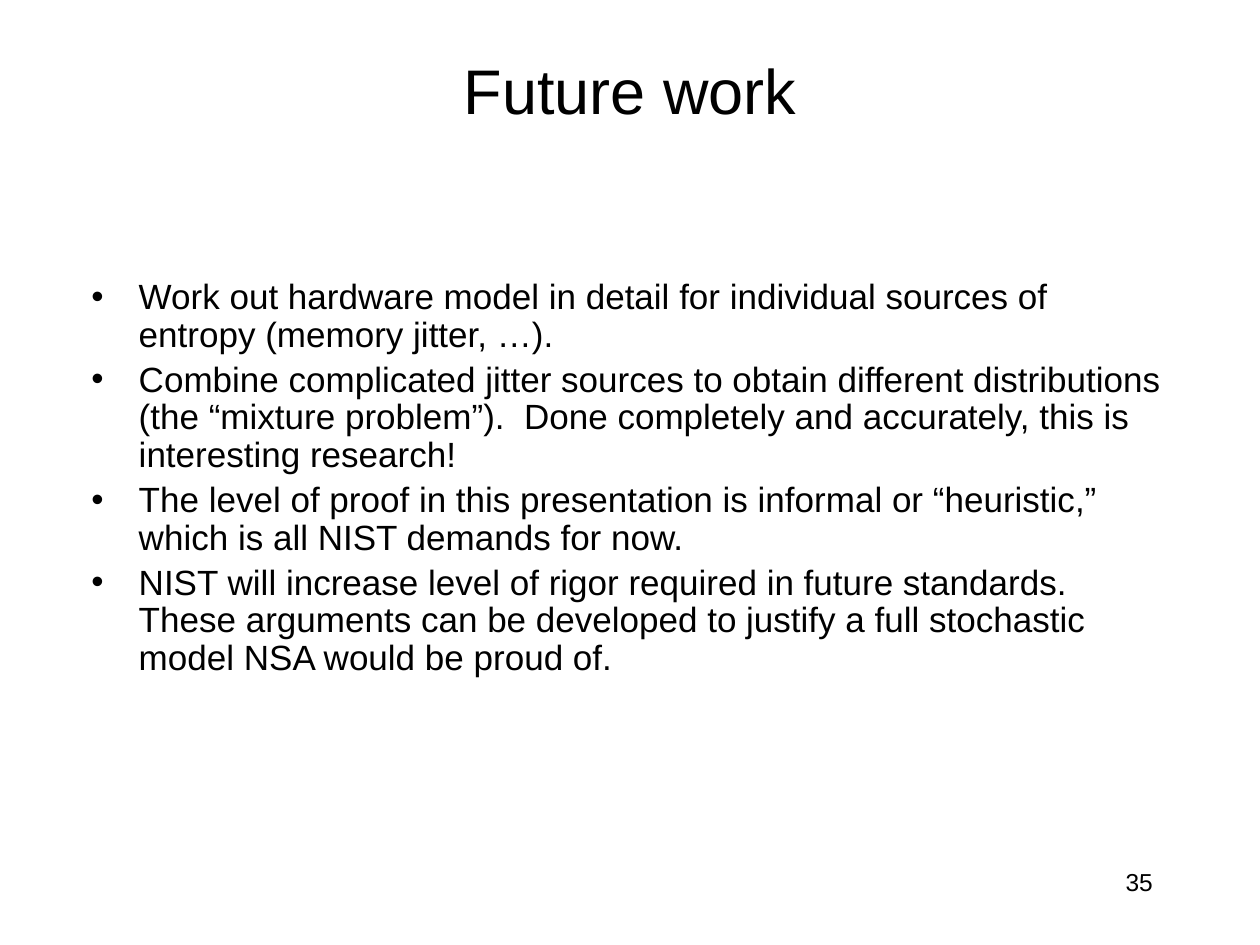
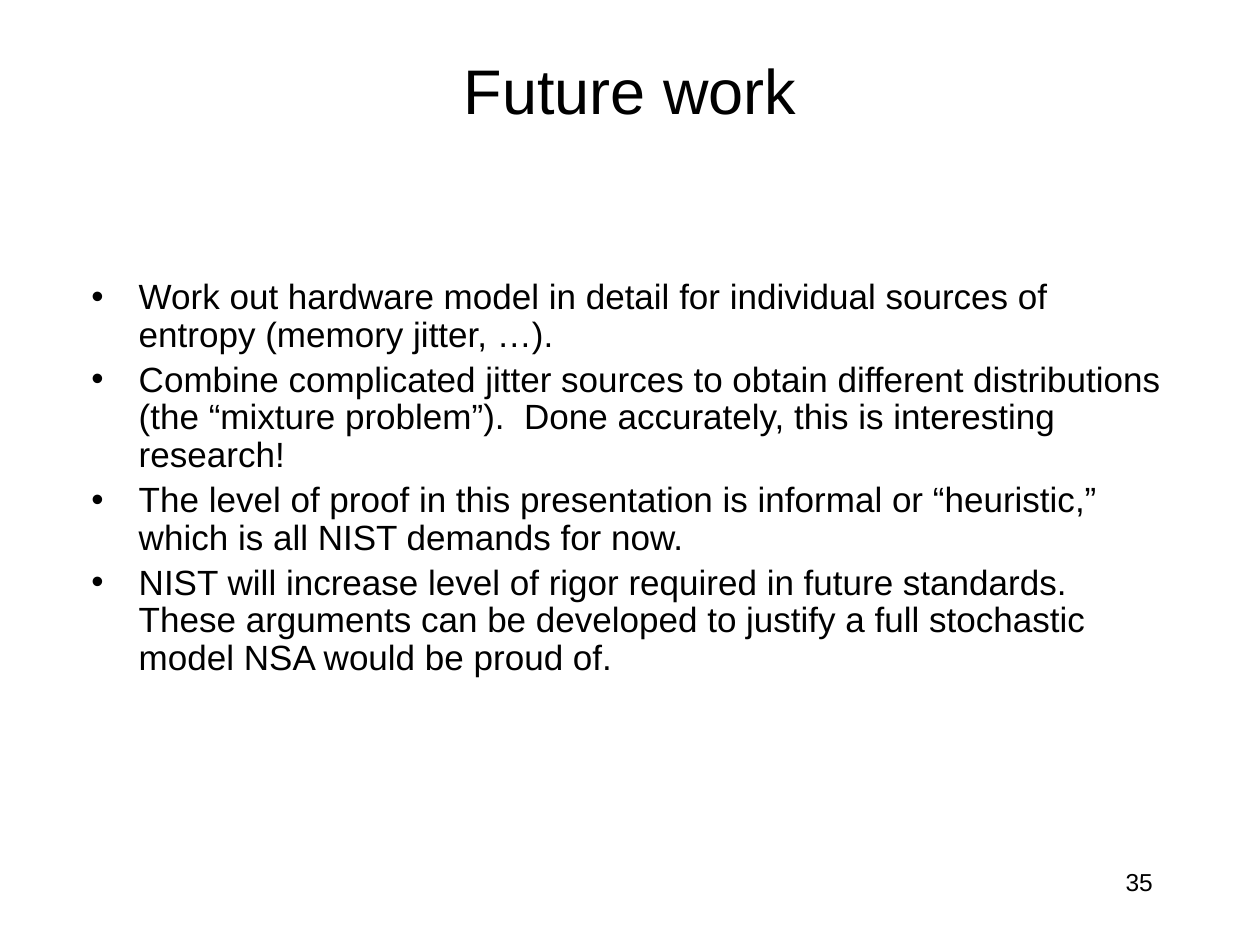
Before and after one commit to jlmucb/class_notes, a slide deck: slide 35 of BerkeleyClass/CS290Spring2013/Lectures/entropy_talk.pptx. Drawn at 1260x945 pixels with LibreOffice and Linux fonts; fonts in the diff are those of the drawing. Boxes give left, top, right and bottom in pixels: in the first picture for what was removed or moved away, otherwise in the second. Text is boxed around its words. In the diff, an @@ line names an element or a change of style, - is before the commit and + after.

```diff
--- a/BerkeleyClass/CS290Spring2013/Lectures/entropy_talk.pptx
+++ b/BerkeleyClass/CS290Spring2013/Lectures/entropy_talk.pptx
@@ text at (139,366,1160,468): text changed @@
-• Combine complicated jitter sources to obtain different distributions (the “mixture problem”). Done completely and accurately, this is interesting research!
+• Combine complicated jitter sources to obtain different distributions (the “mixture problem”). Done accurately, this is interesting research!
```
Also in this commit, not shown: 3 other slides changed, 1 other file.
